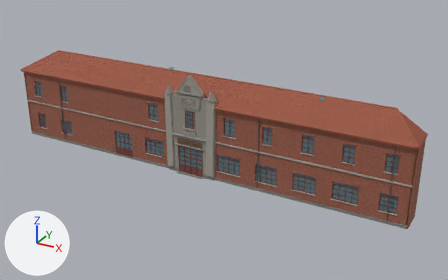
The glTF model projects/shanghai/assets/models/candidates/huangpu-puyutang-museum-south-front/huangpu-puyutang-museum-south-front-web.glb, before and after one commit.
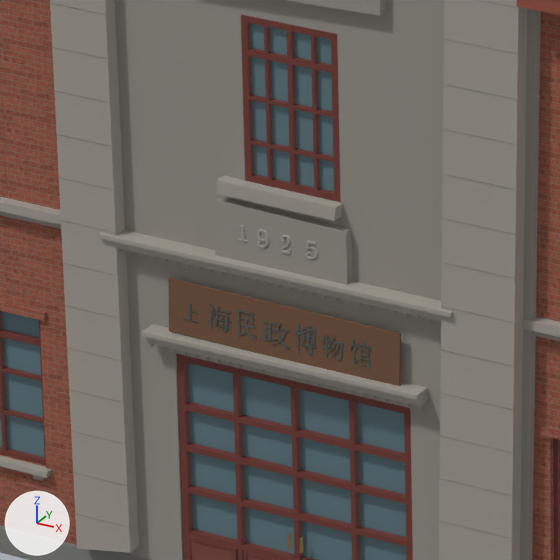
There are two pictures of each version: one whole from a 50 mm camera at (33.0, -52.4, 31.1) aimed at (2.9, 2.3, 3.8), one close up on the part from 36% to 49% of the width and 39% to 60% of the height. Lighting does not change. The marker at lower left points along +X, +Y and +Z. The first two pictures are the older version.

Names of what the first close-up shows: '普育堂旧址一号楼南立面与1925年门厅'.
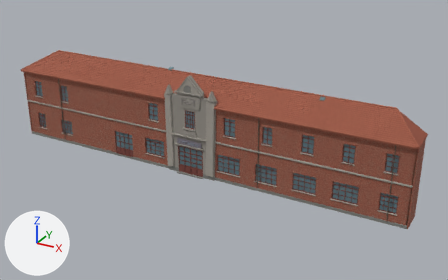
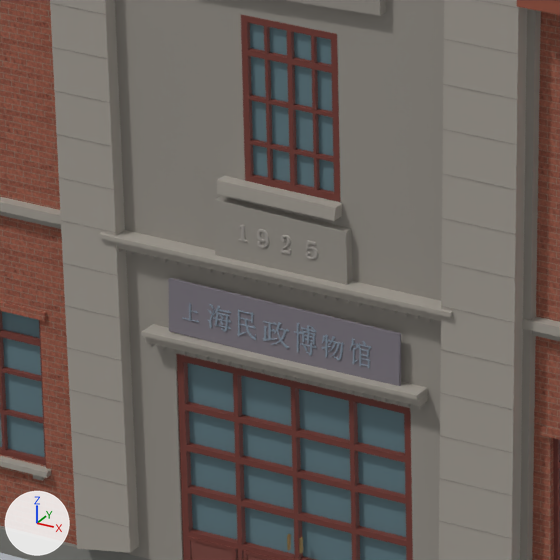
Pixel boxes (x1, y1, x2, y2) of what changed, in the close-ups (560 x 560 px):
'普育堂旧址一号楼南立面与1925年门厅', recoloured (brown to grey)
    both: (165, 275, 404, 389)

The change, as a diff of the scene's bpy script:
```diff
--- a/projects/shanghai/assets/models/candidates/huangpu-puyutang-museum-south-front/huangpu-puyutang-museum-south-front-web.glb.py
+++ b/projects/shanghai/assets/models/candidates/huangpu-puyutang-museum-south-front/huangpu-puyutang-museum-south-front-web.glb.py
@@ mat_brown_board_behind_museum_sign @@
 mat_brown_board_behind_museum_sign = principled_material('Brown board behind museum sign')
-mat_brown_board_behind_museum_sign.base_color = (0.17, 0.086, 0.046)  # brown #73533d
+mat_brown_board_behind_museum_sign.base_color = (0.2, 0.18, 0.21)  # grey #7c767e
 mat_brown_board_behind_museum_sign.roughness = 0.87
@@ mat_patinated_metal_museum_lettering @@
 mat_patinated_metal_museum_lettering = principled_material('Patinated metal museum lettering')
-mat_patinated_metal_museum_lettering.base_color = (0.11, 0.14, 0.13)  # dark grey #5d6965
+mat_patinated_metal_museum_lettering.base_color = (0.25, 0.31, 0.38)  # greyish blue #8997a6
 mat_patinated_metal_museum_lettering.metallic = 0.4
```
